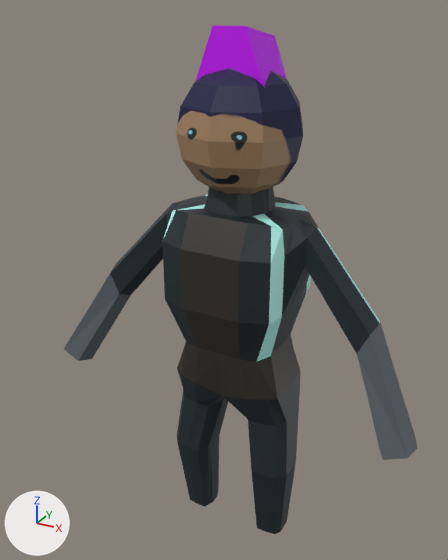
The Blender file luck-game/assets/hooman.blend: old version first, new version second.
One viewpoint serves both versions: a 50 mm lens placed at (2.17, -4.21, 2.57), pointed at (-0.12, -0.05, 0.48). The axes (+X, +Y, +Z) are drawn at lower left. The lights are the same throughout.

The first picture shows 'Body', 'Head', 'Mohawk'.
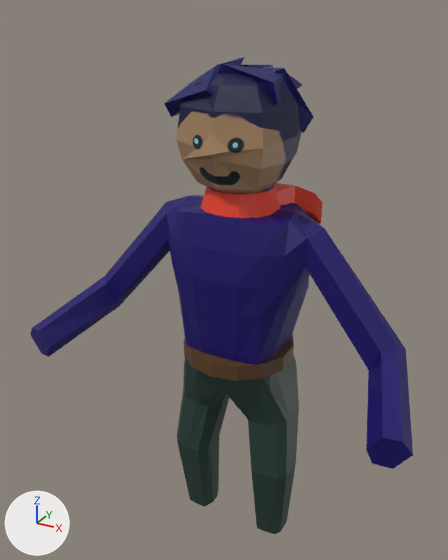
The change, as a diff of the scene's bpy script:
```diff
--- a/luck-game/assets/hooman.blend.py
+++ b/luck-game/assets/hooman.blend.py
@@ mat_primary1 @@
 mat_primary1 = principled_material('Primary1')
-mat_primary1.base_color = (0.011, 0.0203, 0.0242)  # black #1b272b
+mat_primary1.base_color = (0.00655, 0.0, 0.139)  # dark blue #130068
@@ me_sphere @@
 # used by ob_head; location = (0.0, 0.0, 1.723); rotation_euler = (0.0, 0.0, -3.142), in degrees (0, 0, -180)
-me_sphere.from_pydata(...)  # 58 vertices, 64 faces; spans x -0.5..0.5, y -0.5..0.5, z -0.5..0.5
+me_sphere.from_pydata(...)  # 62 vertices, 64 faces; spans x -0.459..0.459, y -0.5..0.5, z -0.5..0.437
+# me_sphere part 1
+# 1 vertex is removed from x 0.0, y 0.5, z 0.0
+# 4 faces are deleted
+# 8 vertices in x -0.191..0.191, y -0.191..0.191, z 0.462 move by (0.0, 0.0, -0.045)
+# 27 vertices move from x -0.5..0.5, y -0.354..0.462, z -0.354..0.5 to x -0.459..0.459, y -0.348..0.436, z -0.375..0.437
+# 5 vertices are added at (0.0, 0.5, -0.097), (0.0, 0.439, 0.047), (0.0, 0.46, 0.047), (0.123, 0.415, -0.071), (-0.131, 0.42, -0.069)
+# 4 new faces join them
 me_sphere.materials.append(mat_skin)
@@ me_cube_001 @@
 # used by ob_body; location = (0.0, 0.0, 0.0); rotation_euler = (0.0, 0.0, -4.712), in degrees (0, 0, -270)
-me_cube_001.from_pydata(...)  # 173 vertices, 160 faces; spans x -0.5..0.5, y 0.0..1.64, z -1.97..1.41
-me_cube_001.materials.append(mat_highlight)  # dark grey #575f64
-me_cube_001.materials.append(mat_emissive)  # cyan #b8fff6
+me_cube_001.from_pydata(...)  # 173 vertices, 160 faces; spans x -0.86..0.45, y 0.0..1.68, z -1.97..1.41
+# me_cube_001 part 2: 75 of 173 vertices moved; they spanned x -0.5..0.5, y 0.0..1.64, z -0.48..1.13 and now span x -0.86..0.45, y 0.0..1.68, z -0.41..1.15; mean shift (-0.03, 0.0, 0.02); largest move (-0.23, 1.61, -0.37) -> (-0.78, 1.68, -0.1)
+# me_cube_001 part 3: all 60 faces centred in x -0.26..0.32, y 0.07..0.55, z -1.97..-0.53 switch from mat_primary1 (black #1b272b) to mat_primary2 (dark green #223b33)
@@ ob_mohawk @@
-ob_mohawk = bpy.data.objects.new('Mohawk', me_cube)
@@ ob_cube_003 @@
+ob_cube_003 = bpy.data.objects.new('Cube.003', me_cube_005)  # 12 vertices, 10 faces; spans x -0.152..0.371, y -0.194..0.362, z -0.132..0.114; in mat_material_003 (dark blue #01025e)
+ob_cube_003.location = (0.157, 0.173, 2.041)
+ob_cube_003.rotation_euler = (0.0, 0.712, 0.837)  # degrees (0, 41, 48)
@@ ob_cube_002 @@
+ob_cube_002 = bpy.data.objects.new('Cube.002', me_cube_005.copy())
+ob_cube_002.location = (-0.167, 0.226, 1.978)
+ob_cube_002.rotation_euler = (-0.79, -0.179, 0.222)  # degrees (-45, -10, 13)
@@ ob_cube_001 @@
+ob_cube_001 = bpy.data.objects.new('Cube.001', me_cube_005.copy())
+ob_cube_001.location = (-0.362, -0.115, 1.947)
+ob_cube_001.rotation_euler = (0.529, -0.537, -0.29)  # degrees (30, -31, -17)
@@ ob_cube @@
+ob_cube = bpy.data.objects.new('Cube', me_cube_005.copy())
+ob_cube.location = (0.0, 0.0, 2.09)
@@ ob_cylinder_001 @@
+ob_cylinder_001 = bpy.data.objects.new('Cylinder.001', me_cylinder_001)  # a 14-sided cylinder along z spanning x -0.468..0.468, y -0.48..0.48, z -0.065..0.065; in mat_material_002 (brown #593f21)
+ob_cylinder_001.location = (0.0, 0.0, -0.12)
@@ ob_cylinder @@
+ob_cylinder = bpy.data.objects.new('Cylinder', me_cylinder)  # 52 vertices, 38 faces; spans x -0.332..0.502, y -0.341..0.647, z -0.532..0.108; in mat_material_001 (red #e73f27)
+ob_cylinder.location = (0.0, 0.0, 1.19)
```

Boxes (x1, y1, x2, y2) around the edits, measured in the pictures (448 x 560 px; the box of a moved part takes in the faces that stretch with it):
'Body', recoloured, reshaped (8% wider): before (64, 187, 417, 534); after (31, 186, 413, 534)
'Head', reshaped: before (176, 68, 303, 194); after (176, 73, 302, 194)
'Mohawk', deleted: before (195, 25, 287, 88)
'Cylinder', added (red): after (200, 183, 322, 224)
'Cylinder.001', added (brown): after (184, 333, 294, 381)
'Cube', added (blue): after (217, 64, 302, 103)
'Cube.001', added (blue): after (164, 57, 244, 117)
'Cube.003', added (blue): after (268, 68, 313, 133)
'Cube.002', added: after (240, 65, 273, 69)
part 2 of me_cube_001, moved or reshaped: before (64, 194, 417, 460); after (31, 195, 413, 469)
part 3 of me_cube_001, recoloured (black to green): (177, 390, 299, 534) in both
